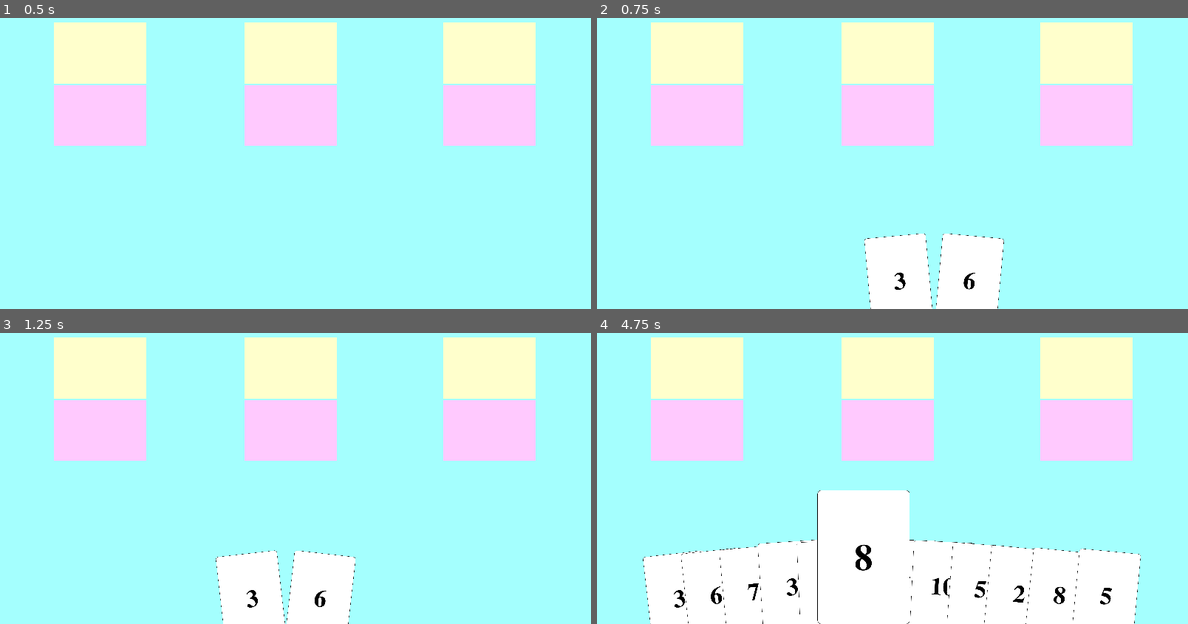
Above: before the commit, frames 1-4 (two rows, left to right).
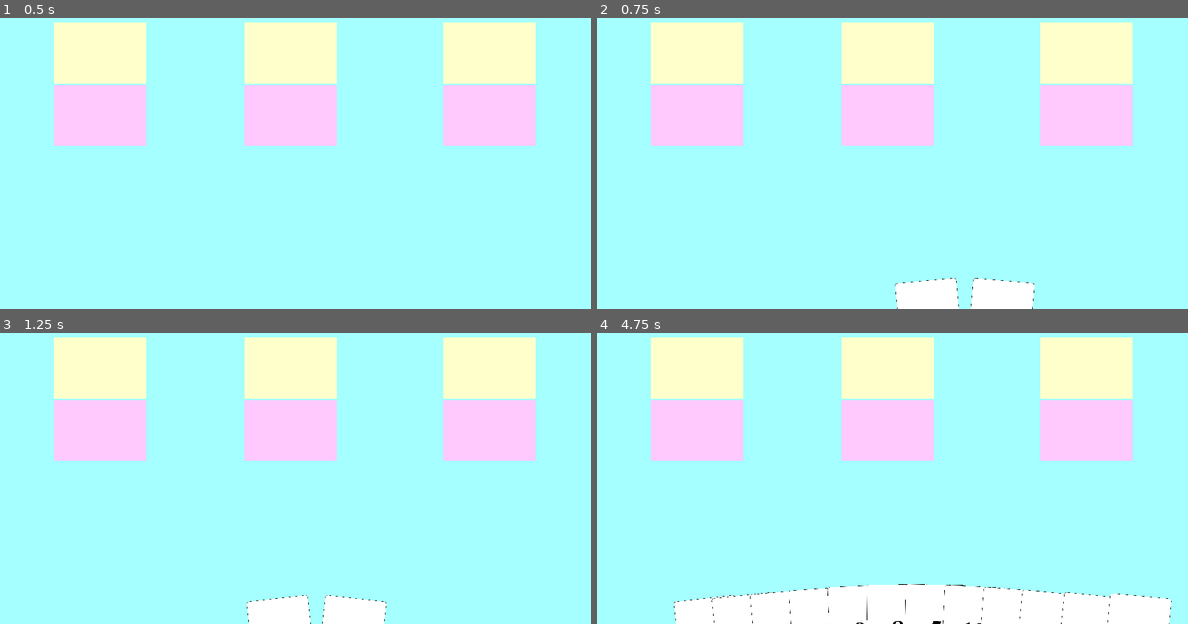
Above: after the commit, the same moments.

Repository: michael-j-coyne/card-game
Game: Godot game, scene res://game.tscn
Two runs of this game, one before a commit and one after it. Both use one fixed random seed, a clock stepped at 60 frames per second and the inputs below.
Inputs (mouse positions are in pixels of both pictures, inside the frame that each line leads up to):
- Up to frame 1 (0.5 s): no input
- Up to frame 2 (0.75 s): tap Enter (ui_accept) at 0.5 s; move the mouse to (1022, 125) at 0.52 s; hold Enter (ui_accept) from 0.53 s (still down); click (1022, 125) at 0.67 s
- Up to frame 3 (1.25 s): keep holding Enter (ui_accept)
- Up to frame 4 (4.75 s): move the mouse to (851, 597) at 1.27 s; release Enter (ui_accept) at 1.28 s; tap Enter (ui_accept) at 1.35, 1.52, 1.82, 2.85, 3.02, 3.32, 4.35, 4.52 s; click (851, 597) at 1.42 s; move the mouse to (845, 589) at 2.02 s; hold Enter (ui_accept) 2.03-2.78 s; click (845, 589) at 2.17 s; move the mouse to (862, 557) at 2.77 s; click (862, 557) at 2.92 s; move the mouse to (851, 586) at 3.52 s; hold Enter (ui_accept) 3.53-4.28 s; click (851, 586) at 3.67 s; move the mouse to (862, 583) at 4.27 s; click (862, 583) at 4.42 s

Frame 1 is identical in both runs. In frame 2, 4.6% of the frame differs, in the area x 45-74%, y 74-100%; in frame 3, 4.4%; in frame 4, 17%, in the area x 7-98%, y 54-100%.

Commit message:
Switch card to use control node

Diff:
--- a/Card.gd
+++ b/Card.gd
@@ -1,22 +1,23 @@
-class_name Card extends Node2D
+class_name Card extends TextureRect
 
-signal mouse_entered(card: Card)
-signal mouse_exited(card: Card)
 signal card_selected(card: Card)
+signal mouse_entered_card(card: Card)
+signal mouse_exited_card(card: Card)
 
 var _value = 0
 
-func get_width() -> int:
-	var bg = get_node("Area2D/Background")
-	return bg.texture.get_width() * bg.scale.x
+func _ready():
+	pivot_offset = size / 2
 
-func get_height() -> int:
-	var bg = get_node("Area2D/Background")
-	return bg.texture.get_height() * bg.scale.y
+func get_width() -> float:
+	return size.x
+
+func get_height() -> float:
+	return size.y
 
 func init(card_name: String):
 	var path = str("res://assets/cards/", card_name ,".png")
-	set_texture(path)
+	self.texture = load(path)
 
 	# hack!
 	_value = int(card_name)
@@ -24,16 +25,12 @@
 func get_value() -> int:
 	return _value
 
-func set_texture(path):
-	var bg = get_node("Area2D/Background")
-	bg.texture = load(path)
-
-func _on_area_2d_mouse_entered():
-	mouse_entered.emit(self)
-
-func _on_area_2d_mouse_exited():
-	mouse_exited.emit(self)
-
-func _on_area_2d_input_event(_viewport: Node, event: InputEvent, _shape_idx: int):
+func _on_gui_input(event):
 	if event is InputEventMouseButton and event.button_index == MOUSE_BUTTON_LEFT and event.pressed:
 		card_selected.emit(self)
+
+func _on_mouse_exited():
+	mouse_exited_card.emit(self)
+
+func _on_mouse_entered():
+	mouse_entered_card.emit(self)
--- a/Card.tscn
+++ b/Card.tscn
@@ -3,19 +3,16 @@
 [ext_resource type="Script" path="res://Card.gd" id="1_0tftp"]
 [ext_resource type="Texture2D" uid="uid://brty3fmdgk7wq" path="res://assets/blank_card.png" id="1_agvw2"]
 
-[node name="Card" type="Node2D"]
+[node name="Card" type="TextureRect"]
+custom_minimum_size = Vector2(200, 290)
+offset_right = 200.0
+offset_bottom = 290.0
+rotation = -0.0174533
+pivot_offset = Vector2(100, 145)
+texture = ExtResource("1_agvw2")
+expand_mode = 1
 script = ExtResource("1_0tftp")
 
-[node name="Area2D" type="Area2D" parent="."]
-
-[node name="Background" type="Sprite2D" parent="Area2D"]
-scale = Vector2(0.4, 0.4)
-texture = ExtResource("1_agvw2")
-
-[node name="CollisionPolygon2D" type="CollisionPolygon2D" parent="Area2D"]
-scale = Vector2(0.4, 0.4)
-polygon = PackedVector2Array(250, -355.8, 250, 354, 241.7, 363, -242, 363, -250, 355.8, -250, -354, -241, -362.8, 241, -363)
-
-[connection signal="input_event" from="Area2D" to="." method="_on_area_2d_input_event"]
-[connection signal="mouse_entered" from="Area2D" to="." method="_on_area_2d_mouse_entered"]
-[connection signal="mouse_exited" from="Area2D" to="." method="_on_area_2d_mouse_exited"]
+[connection signal="gui_input" from="." to="." method="_on_gui_input"]
+[connection signal="mouse_entered" from="." to="." method="_on_mouse_entered"]
+[connection signal="mouse_exited" from="." to="." method="_on_mouse_exited"]
--- a/Hand.gd
+++ b/Hand.gd
@@ -27,7 +27,7 @@
 var selected_card = null
 
 # Compute the horizontal space that the hand will occupy
-func _compute_card_spread_x(num_cards_in_hand: int, card_width: int) -> float:
+func _compute_card_spread_x(num_cards_in_hand: int, card_width: float) -> float:
 	const overlap = 30
 	var spread = num_cards_in_hand * (card_width - overlap) * SPREAD_FACTOR
 	return spread if spread < MAX_SPREAD else MAX_SPREAD
@@ -141,8 +141,8 @@
 func add_card_to_hand(card: Card):
 	add_child(card)
 	card.position = CARD_SPAWN_POS
-	card.mouse_entered.connect(_on_mouse_entered_card)
-	card.mouse_exited.connect(_on_mouse_exited_card)
+	card.mouse_entered_card.connect(_on_mouse_entered_card)
+	card.mouse_exited_card.connect(_on_mouse_exited_card)
 	card.card_selected.connect(_on_card_selected)
 
 # this is temporary testing code
